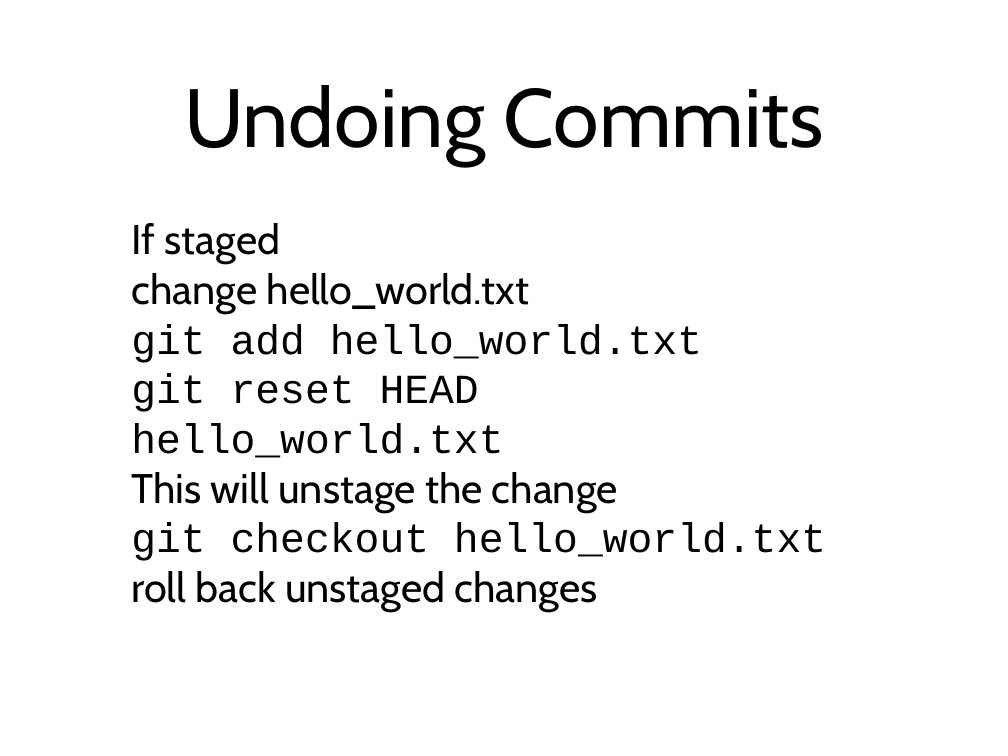
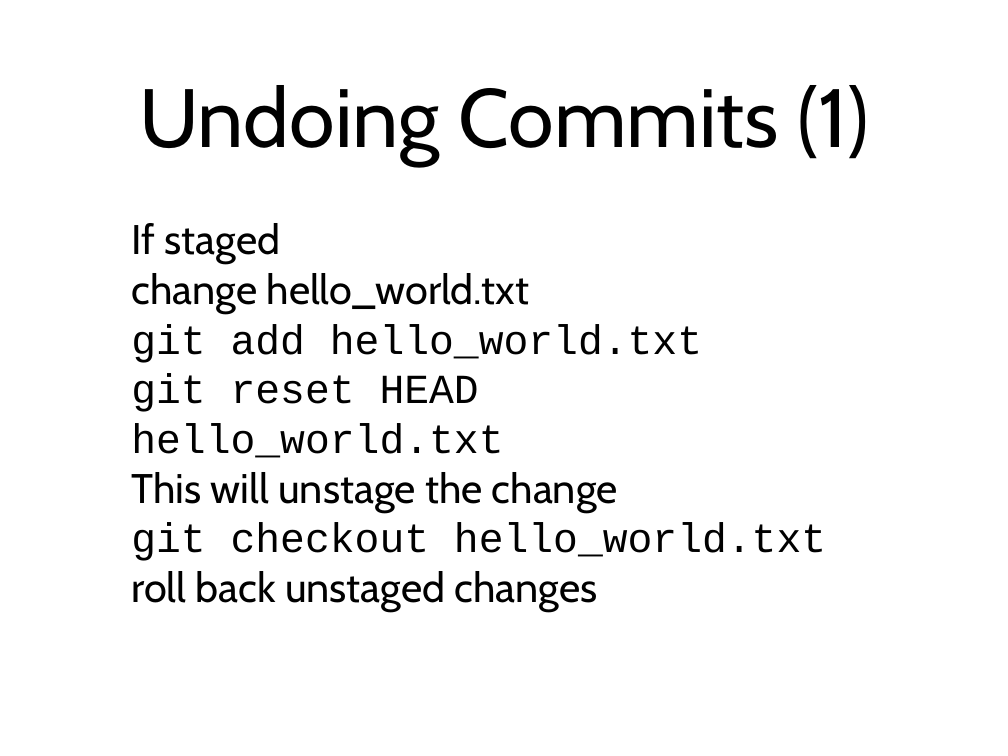
Before and after one commit to kmoir/Git-tutorial, a slide deck: slide 27 of GitParty.odp (slide 25 before the commit). Drawn at 1008x756 pixels with LibreOffice and Linux fonts; fonts in the diff are those of the drawing. Boxes give left, top, right and bottom in pixels: in the first picture for what was removed or moved away, otherwise in the second. Text is boxed around its words. In the diff, an @@ line names an element or a change of style, - is before the commit and + after.

```diff
--- a/GitParty.odp
+++ b/GitParty.odp
@@ title at [139, 85, 869, 164]: text changed @@
-Undoing Commits
+Undoing Commits (1)
```
Also in this commit, not shown: 4 other slides changed, 5 slides added, 3 other files.
